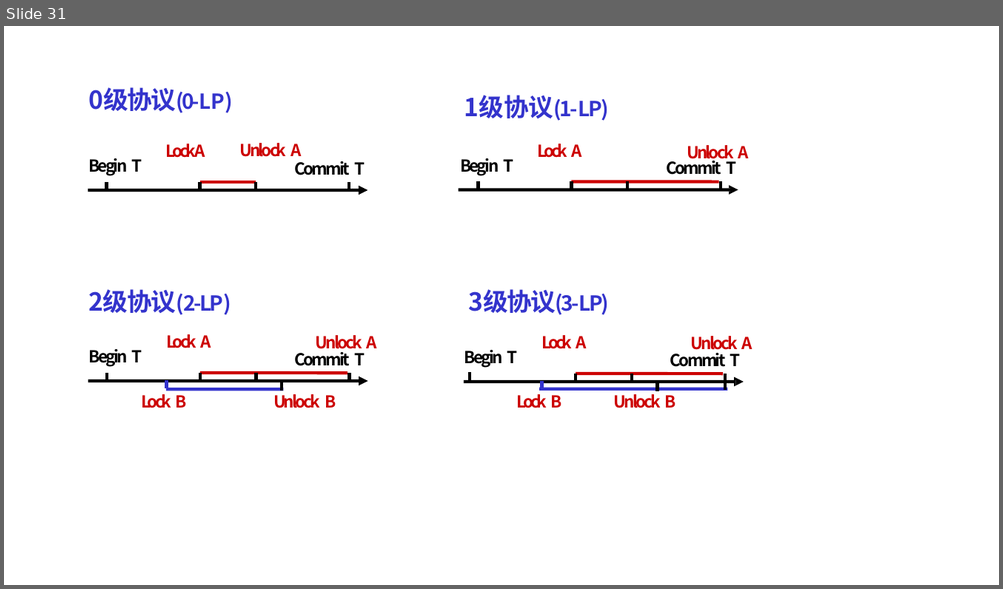
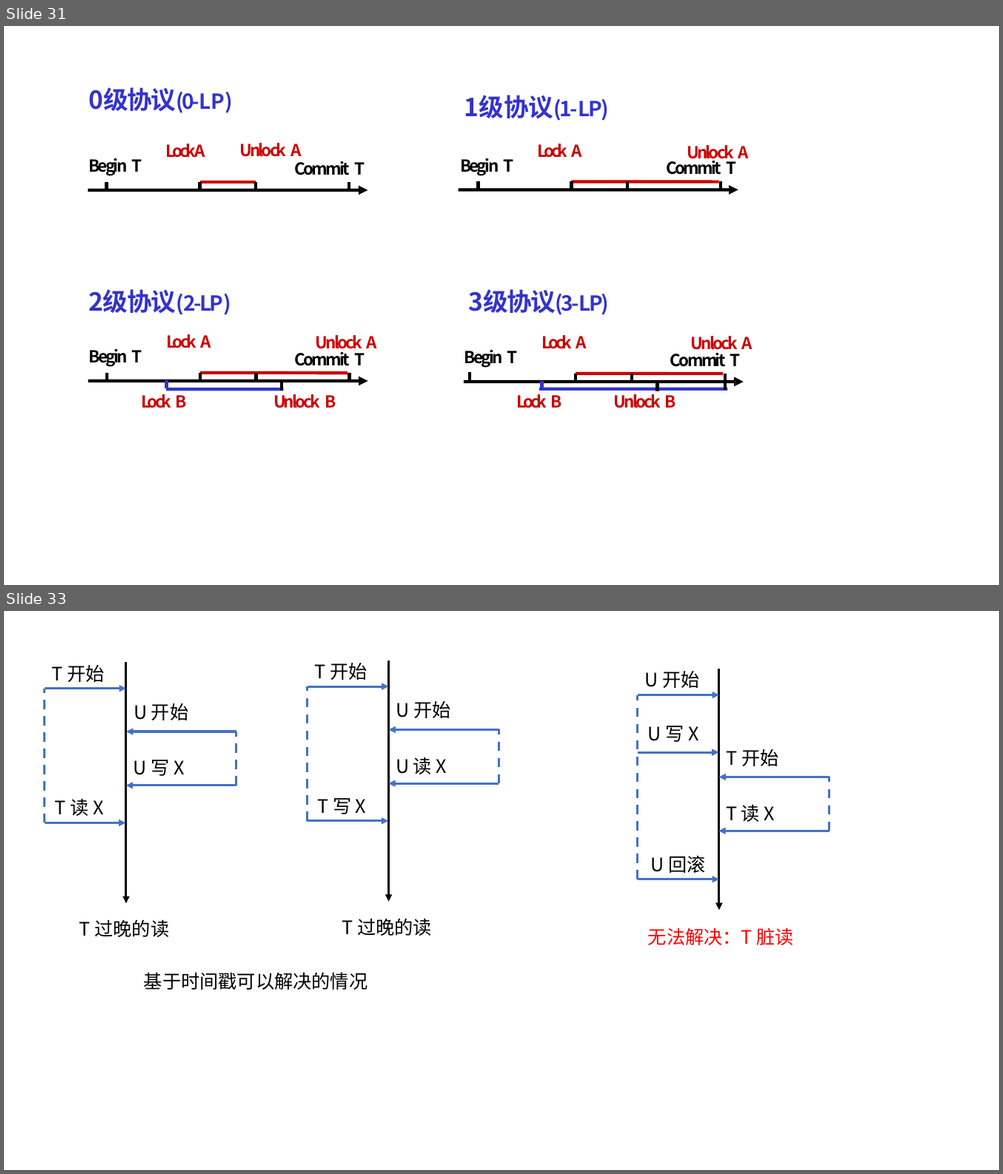
Before and after one commit to guofei9987/a, a slide deck: computer/database/database.pptx. Shown one above the other, each under a label of ours: slide 31 before the commit, slides 31 and 33 after it; the slides between them are not shown. The pictures are 1003x589 and 1003x1174 pixels, drawn with LibreOffice and Linux fonts; fonts in the diff are those of the drawing. Boxes give left, top, right and bottom in pixels: in the first picture for what was removed or moved away, otherwise in the second. Text is boxed around its words. In the diff, an @@ line names an element or a change of style, - is before the commit and + after.

```diff
--- a/computer/database/database.pptx
+++ b/computer/database/database.pptx
@@ slide 33 added at [4,611,999,1170], background #FFFFFF @@
@@ group added at [637,669,829,945]: 6 arrows, 6 texts, 2 lines @@
+U 开始
+T 开始
+T 读 X
+U 写 X
+无法解决：T 脏读
+U 回滚
@@ group added at [44,663,237,937]: 5 arrows, 5 texts, 2 lines @@
+T 开始
+U 开始
+U 写 X
+T 读 X
+T 过晚的读
@@ group added at [307,661,499,936]: 5 arrows, 5 texts, 2 lines @@
+T 开始
+U 开始
+U 读 X
+T 写 X
+T 过晚的读
@@ text added at [144,972,367,990], 18 pt, text #000000 @@
+基于时间戳可以解决的情况
```
Also in this commit, not shown: 1 slide changed, 5 other slides added, 5 other files.
